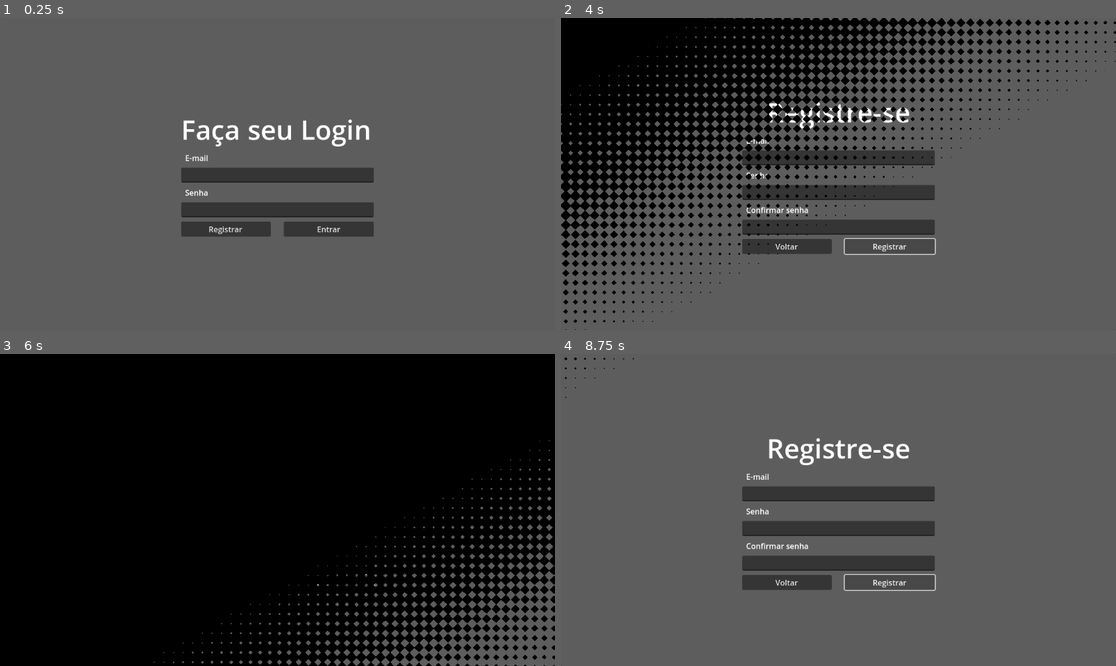
Above: before the commit, frames 1-4 (two rows, left to right).
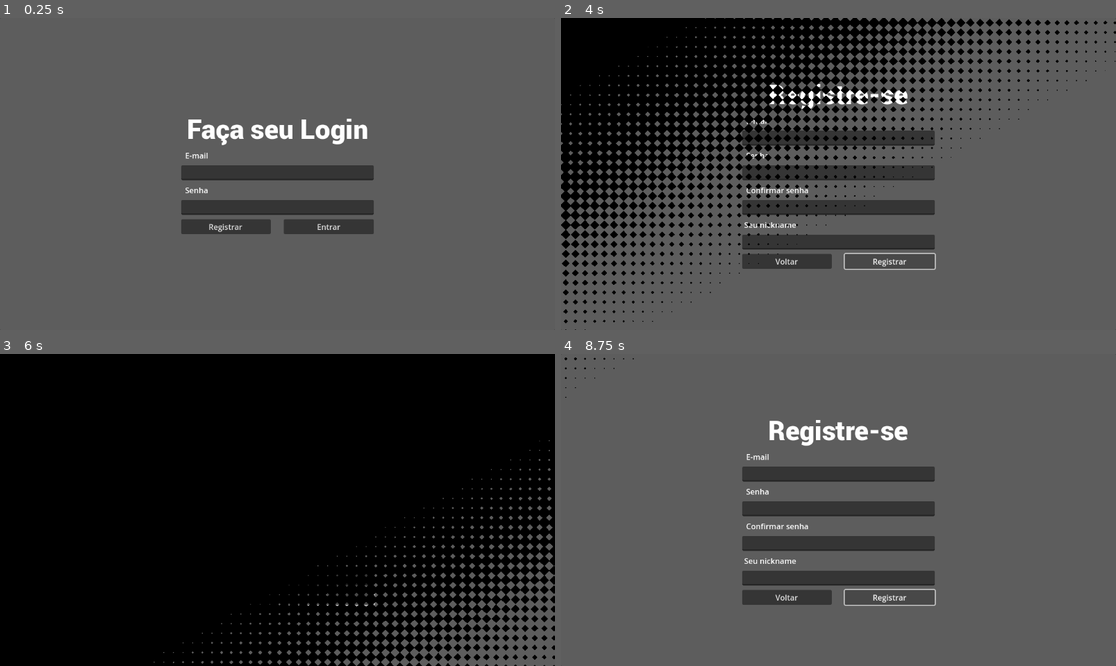
Above: after the commit, the same moments.

Repository: Jeday03/DCC060---Banco-de-Dados
Game: Godot game, scene res://Paginas/TelaLogin.tscn
Two runs of this game, one before a commit and one after it. Both use one fixed random seed, a clock stepped at 60 frames per second and the inputs below. The engine's default icon, where the game draws it, is replaced by a stand-in: a white triangle on a blue panel in a dark square.
Inputs (mouse positions are in pixels of both pictures, inside the frame that each line leads up to):
- Up to frame 1 (0.25 s): no input
- Up to frame 2 (4 s): click (838, 174) at 0.52 s; type "12" at 0.6 s; click (838, 208) at 0.75 s; type "12" at 0.83 s; click "Entrar" at 1.25 s; click "Registrar" at 2 s; click "Registrar" at 2.75 s; click "Registrar" at 3.5 s
- Up to frame 3 (6 s): click "Voltar" at 4.25 s; click "Voltar" at 5 s; click "Registrar" at 5.75 s
- Up to frame 4 (8.75 s): click "Voltar" at 6.5 s; click "Registrar" at 7.25 s; tap Enter at 8 s

The runs differ from the first frame. In frame 1, 2.7% of the frame differs, in the area x 32-68%, y 32-71%; in frame 2, 12%; in frame 3, less than 0.1%; in frame 4, 13%, in the area x 32-68%, y 21-81%.
Error before the commit: Invalid type in function 'make_request' in base 'Node (NetworkManager.gd)'. Cannot convert argument 5 from Dictionary to String. (res://Src/TelaLogin.gd:18)
Error after the commit: Invalid type in function 'make_request' in base 'Node (NetworkManager.gd)'. Cannot convert argument 5 from Dictionary to String. (res://Src/TelaLogin.gd:20)

Commit message:
Programação da tela de login

Diff:
--- a/Frontend/steam-bd/Paginas/Aplicacao.tscn
+++ b/Frontend/steam-bd/Paginas/Aplicacao.tscn
@@ -223,6 +223,7 @@
 anchor_bottom = 1.0
 grow_horizontal = 2
 grow_vertical = 2
+theme_override_constants/separation = 4
 
 [node name="Label" type="Label" parent="TabContainer/Loja/SistemaDeCompra/MarginContainer/HBoxContainer/Panel/VBoxContainer"]
 layout_mode = 2
@@ -246,6 +247,7 @@
 layout_mode = 2
 size_flags_horizontal = 3
 size_flags_vertical = 3
+theme_override_constants/separation = 11
 
 [node name="PanelCompraJogo" parent="TabContainer/Loja/SistemaDeCompra/MarginContainer/HBoxContainer/Panel/VBoxContainer/MarginContainer/ScrollContainer/VBoxContainer" instance=ExtResource("4_i6r1v")]
 layout_mode = 2
--- a/Frontend/steam-bd/Paginas/TelaLogin.tscn
+++ b/Frontend/steam-bd/Paginas/TelaLogin.tscn
@@ -1,6 +1,7 @@
-[gd_scene load_steps=3 format=3 uid="uid://duh5maitd0kw2"]
+[gd_scene load_steps=4 format=3 uid="uid://duh5maitd0kw2"]
 
 [ext_resource type="Script" uid="uid://dn6wgu3e72kmd" path="res://Src/TelaLogin.gd" id="1_ljt3u"]
+[ext_resource type="FontFile" uid="uid://ckyoty6vujyt5" path="res://Fontes/Roboto-Black.ttf" id="2_7ass0"]
 
 [sub_resource type="StyleBoxFlat" id="StyleBoxFlat_7fhxt"]
 content_margin_left = 0.0
@@ -49,8 +50,10 @@
 
 [node name="Label" type="Label" parent="HBoxContainer/VBoxContainer"]
 layout_mode = 2
+theme_override_fonts/font = ExtResource("2_7ass0")
 theme_override_font_sizes/font_size = 56
 text = "Faça seu Login"
+horizontal_alignment = 1
 
 [node name="Label2" type="Label" parent="HBoxContainer/VBoxContainer"]
 layout_mode = 2
@@ -82,5 +85,12 @@
 size_flags_horizontal = 3
 text = "Entrar"
 
+[node name="msg" type="Label" parent="HBoxContainer/VBoxContainer"]
+visible = false
+layout_mode = 2
+theme_override_colors/font_color = Color(1, 0, 0, 1)
+text = "Algo deu errado! Tente novamente"
+horizontal_alignment = 1
+
 [connection signal="pressed" from="HBoxContainer/VBoxContainer/HBoxContainer/Button" to="HBoxContainer/VBoxContainer" method="registrar_pressed"]
 [connection signal="pressed" from="HBoxContainer/VBoxContainer/HBoxContainer/Button2" to="HBoxContainer/VBoxContainer" method="login_pressed"]
--- a/Frontend/steam-bd/Paginas/TelaRegistro.tscn
+++ b/Frontend/steam-bd/Paginas/TelaRegistro.tscn
@@ -1,6 +1,7 @@
-[gd_scene load_steps=3 format=3 uid="uid://tq1ftj6i44qk"]
+[gd_scene load_steps=4 format=3 uid="uid://tq1ftj6i44qk"]
 
 [ext_resource type="Script" uid="uid://daftxnf05a1mc" path="res://Src/TelaRegistro.gd" id="1_uvppl"]
+[ext_resource type="FontFile" uid="uid://ckyoty6vujyt5" path="res://Fontes/Roboto-Black.ttf" id="2_8erwb"]
 
 [sub_resource type="StyleBoxFlat" id="StyleBoxFlat_8fn0s"]
 content_margin_left = 0.0
@@ -49,6 +50,7 @@
 
 [node name="Label" type="Label" parent="Panel/HBoxContainer/VBoxContainer"]
 layout_mode = 2
+theme_override_fonts/font = ExtResource("2_8erwb")
 theme_override_font_sizes/font_size = 56
 text = "Registre-se"
 horizontal_alignment = 1
@@ -77,6 +79,14 @@
 [node name="LineEdit3" type="LineEdit" parent="Panel/HBoxContainer/VBoxContainer"]
 layout_mode = 2
 
+[node name="Label5" type="Label" parent="Panel/HBoxContainer/VBoxContainer"]
+layout_mode = 2
+theme_override_font_sizes/font_size = 16
+text = " Seu nickname"
+
+[node name="LineEdit4" type="LineEdit" parent="Panel/HBoxContainer/VBoxContainer"]
+layout_mode = 2
+
 [node name="HBoxContainer" type="HBoxContainer" parent="Panel/HBoxContainer/VBoxContainer"]
 layout_mode = 2
 theme_override_constants/separation = 27
@@ -91,5 +101,19 @@
 size_flags_horizontal = 3
 text = "Registrar"
 
+[node name="BoaMensagem" type="Label" parent="Panel/HBoxContainer/VBoxContainer"]
+visible = false
+layout_mode = 2
+theme_override_colors/font_color = Color(0.01666665, 1, 0, 1)
+text = "Cadastrado!"
+horizontal_alignment = 1
+
+[node name="RuimMensagem" type="Label" parent="Panel/HBoxContainer/VBoxContainer"]
+visible = false
+layout_mode = 2
+theme_override_colors/font_color = Color(1, 0, 0, 1)
+text = "Algo errado! Tente novamente"
+horizontal_alignment = 1
+
 [connection signal="pressed" from="Panel/HBoxContainer/VBoxContainer/HBoxContainer/Button" to="Panel/HBoxContainer/VBoxContainer" method="voltar_pressed"]
 [connection signal="pressed" from="Panel/HBoxContainer/VBoxContainer/HBoxContainer/Button2" to="Panel/HBoxContainer/VBoxContainer" method="cadastro_pressed"]
--- a/Frontend/steam-bd/Src/TelaLogin.gd
+++ b/Frontend/steam-bd/Src/TelaLogin.gd
@@ -1,11 +1,13 @@
 extends VBoxContainer
 
 const TELA_REGISTRO = preload("uid://tq1ftj6i44qk")
+const APLICACAO = preload("uid://bvqec7yaqmxpy")
 
 const url = ""
 
 @onready var email: LineEdit = $LineEdit
 @onready var senha: LineEdit = $LineEdit2
+@onready var msg: Label = $msg
 
 func registrar_pressed() -> void:
 	SceneController.changeSceneTo(TELA_REGISTRO, "Diamond", "Diamond")
@@ -19,7 +21,8 @@
 
 func httpRetorno(result, code, headers, body):
 	if code == 200:
+		SceneController.changeSceneTo(APLICACAO)
 		print("Login executado com sucesso")
 	else:
-		print("Algo deu errado")
+		msg.visible = true
 	pass
--- a/Frontend/steam-bd/Src/TelaRegistro.gd
+++ b/Frontend/steam-bd/Src/TelaRegistro.gd
@@ -4,9 +4,35 @@
 @onready var email: LineEdit = $LineEdit
 @onready var senha: LineEdit = $LineEdit2
 @onready var senha2: LineEdit = $LineEdit3
+@onready var nickname: LineEdit = $LineEdit4
+
+@onready var boa_mensagem: Label = $BoaMensagem
+@onready var ruim_mensagem: Label = $RuimMensagem
+
+const url = ""
 
 func voltar_pressed() -> void:
 	SceneController.changeSceneTo(TELA_LOGIN)
 
 func cadastro_pressed() -> void:
+	boa_mensagem.visible = false
+	ruim_mensagem.visible = false
+	if(senha.text != senha2.text):
+		callback(0, 0, [], {})
+		return
+	var body = {
+		"email": email.text,
+		"senha": senha.text,
+		"nickname": nickname.text
+	}
+	NetworkManager.make_request(url, callback, HTTPClient.METHOD_PUT, ["Content-Type: application/json"], body)
 	pass # Replace with function body.
+
+func callback(result, response_code, headers, body):
+	if response_code == 200:
+		boa_mensagem.visible = true
+		var clock = get_tree().create_timer(1)
+		await clock.timeout
+		SceneController.changeSceneTo(TELA_LOGIN)
+	else:
+		ruim_mensagem.visinle = true
